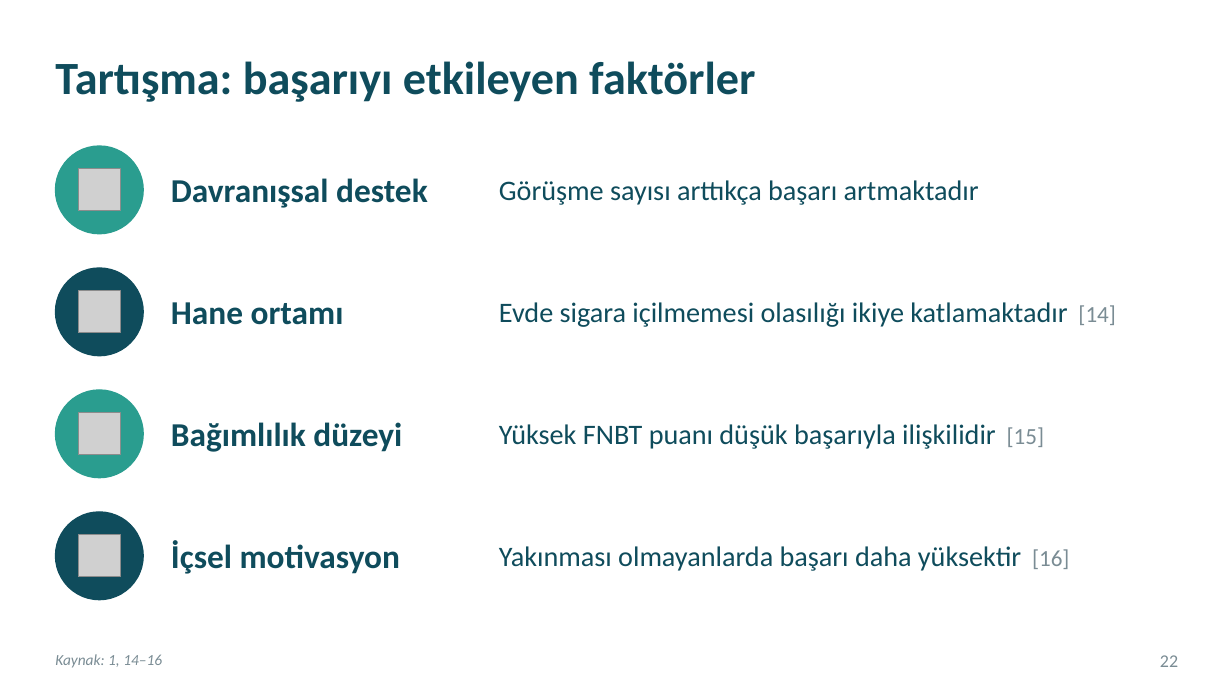
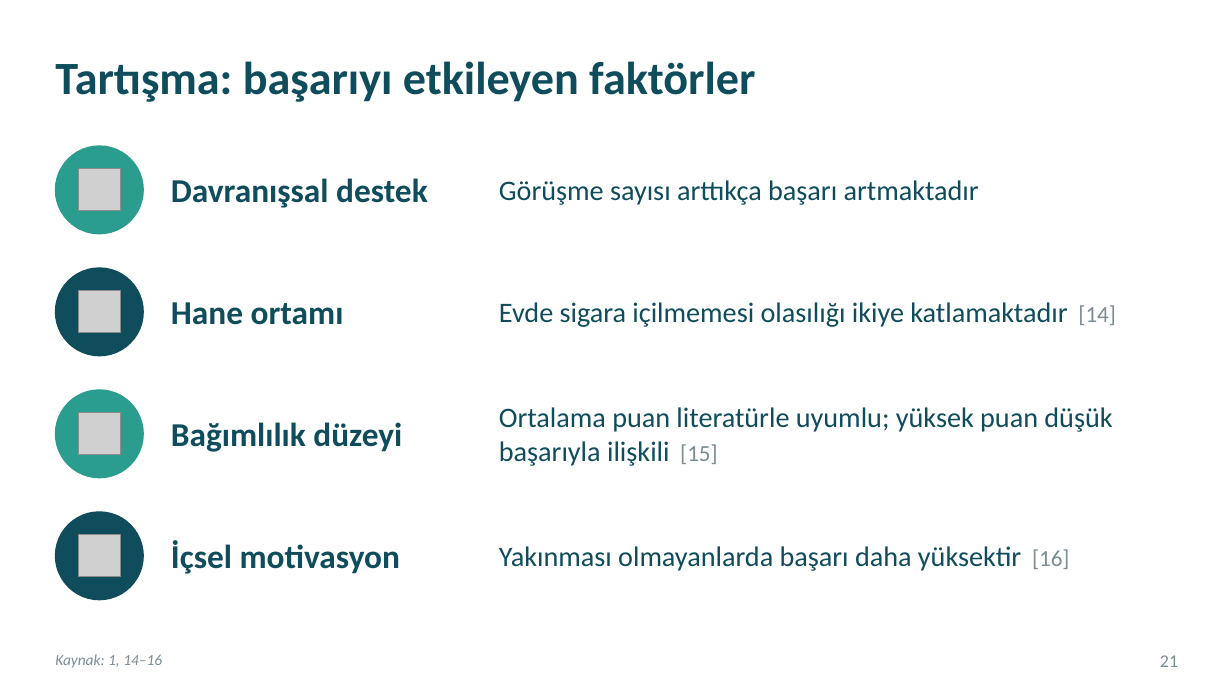
Before and after one commit to kiranahmet/Claude, a slide deck: slide 21 of Sunumlar/Makale_Sunumu_Sigara_Birakma.pptx (slide 22 before the commit). Drawn at 1232x693 pixels with LibreOffice and Linux fonts; fonts in the diff are those of the drawing; grey boxes stand for pictures. Boxes give left, top, right and bottom in pixels: in the first picture for what was removed or moved away, otherwise in the second. Text is boxed around its words. In the diff, an @@ line names an element or a change of style, - is before the commit and + after.

```diff
--- a/Sunumlar/Makale_Sunumu_Sigara_Birakma.pptx
+++ b/Sunumlar/Makale_Sunumu_Sigara_Birakma.pptx
@@ text at <box>499,407,1112,466</box>: text changed @@
-Yüksek FNBT puanı düşük başarıyla ilişkilidir [15]
+Ortalama puan literatürle uyumlu; yüksek puan düşük başarıyla ilişkili [15]
@@ page number at <box>1160,655,1178,667</box>: text changed @@
-22
+21
```
Also in this commit, not shown: 8 other slides changed, 1 slide removed, 1 other file.
